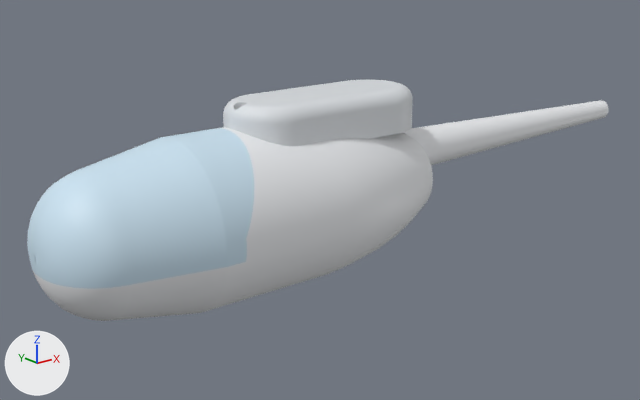
One commit to the glTF model docs/Additional CAD exercise/steps/ax_helicopter/step_14.glb: the scene before it, then after it.
Rendered twice from a 50 mm camera at (-2391.0, -6648.0, 3984.0) aimed at (3216.0, 362.0, 1181.0). The axes (+X, +Y, +Z) are drawn at lower left. The lights are the same throughout. The picture after the commit comes second.

Names of what the first picture shows: 'part__canopy glazing', 'part__engine cowling', 'part__fuselage', 'part__tail boom'.
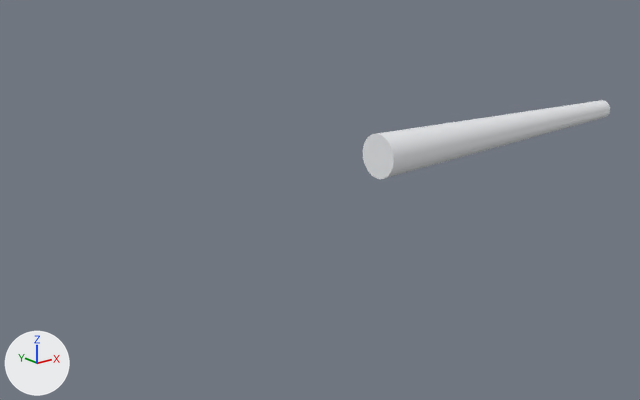
Boxes [x1, y1, x2, y2] around the edits, measured in the pictures (640 x 400 px):
'part__fuselage', deleted: before [33, 127, 433, 321]
'part__canopy glazing', deleted: before [27, 128, 254, 289]
'part__engine cowling', deleted: before [223, 80, 413, 146]

What changed in the scene script:
```text
Remove ob_part__fuselage:
    ob_part__fuselage = bpy.data.objects.new('part__fuselage', me_part__fuselage)
    ob_part__fuselage.location = (0.0, 0.0, 0.0)
Remove ob_part__canopy_glazing:
    ob_part__canopy_glazing = bpy.data.objects.new('part__canopy glazing', me_part__canopy_glazing)
    ob_part__canopy_glazing.location = (0.0, 0.0, 0.0)
Remove ob_part__engine_cowling:
    ob_part__engine_cowling = bpy.data.objects.new('part__engine cowling', me_part__engine_cowling)
    ob_part__engine_cowling.location = (0.0, 0.0, 0.0)
```
